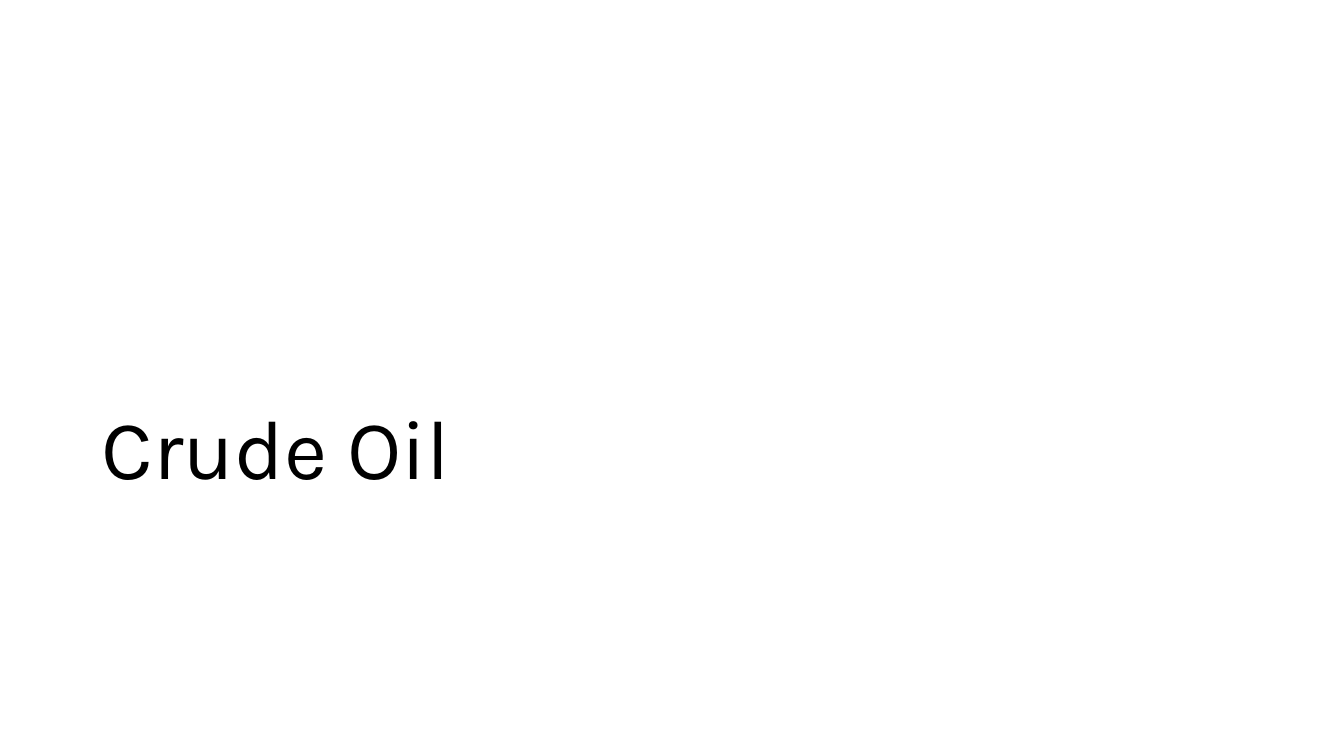
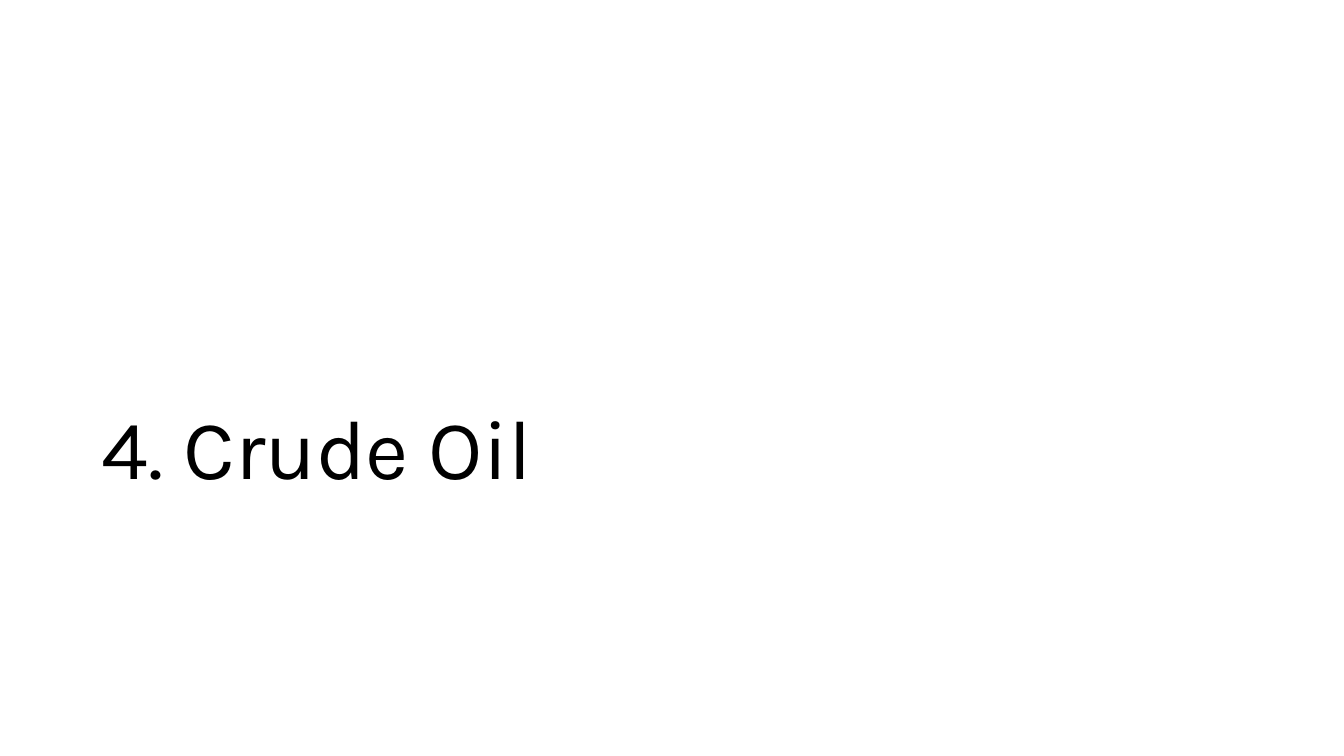
Before and after one commit to mahdi-ghafarian/time-series, a slide deck: slide 16 of borderland/1-cadusd/Presentation/CADUSD.pptx (slide 15 before the commit). Drawn at 1344x756 pixels with LibreOffice and Linux fonts; fonts in the diff are those of the drawing. Boxes give left, top, right and bottom in pixels: in the first picture for what was removed or moved away, otherwise in the second. Text is boxed around its words. In the diff, an @@ line names an element or a change of style, - is before the commit and + after.

```diff
--- a/borderland/1-cadusd/Presentation/CADUSD.pptx
+++ b/borderland/1-cadusd/Presentation/CADUSD.pptx
@@ title at box(102, 421, 532, 480): text changed @@
-Crude Oil
+4. Crude Oil
```
Also in this commit, not shown: 5 other slides changed, 1 slide added, 2 other files.
